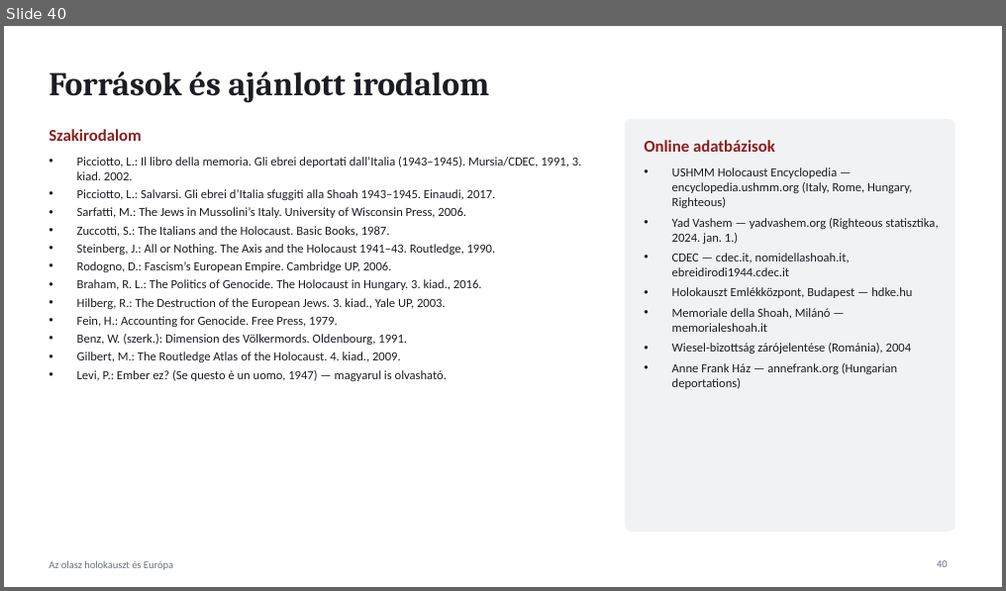
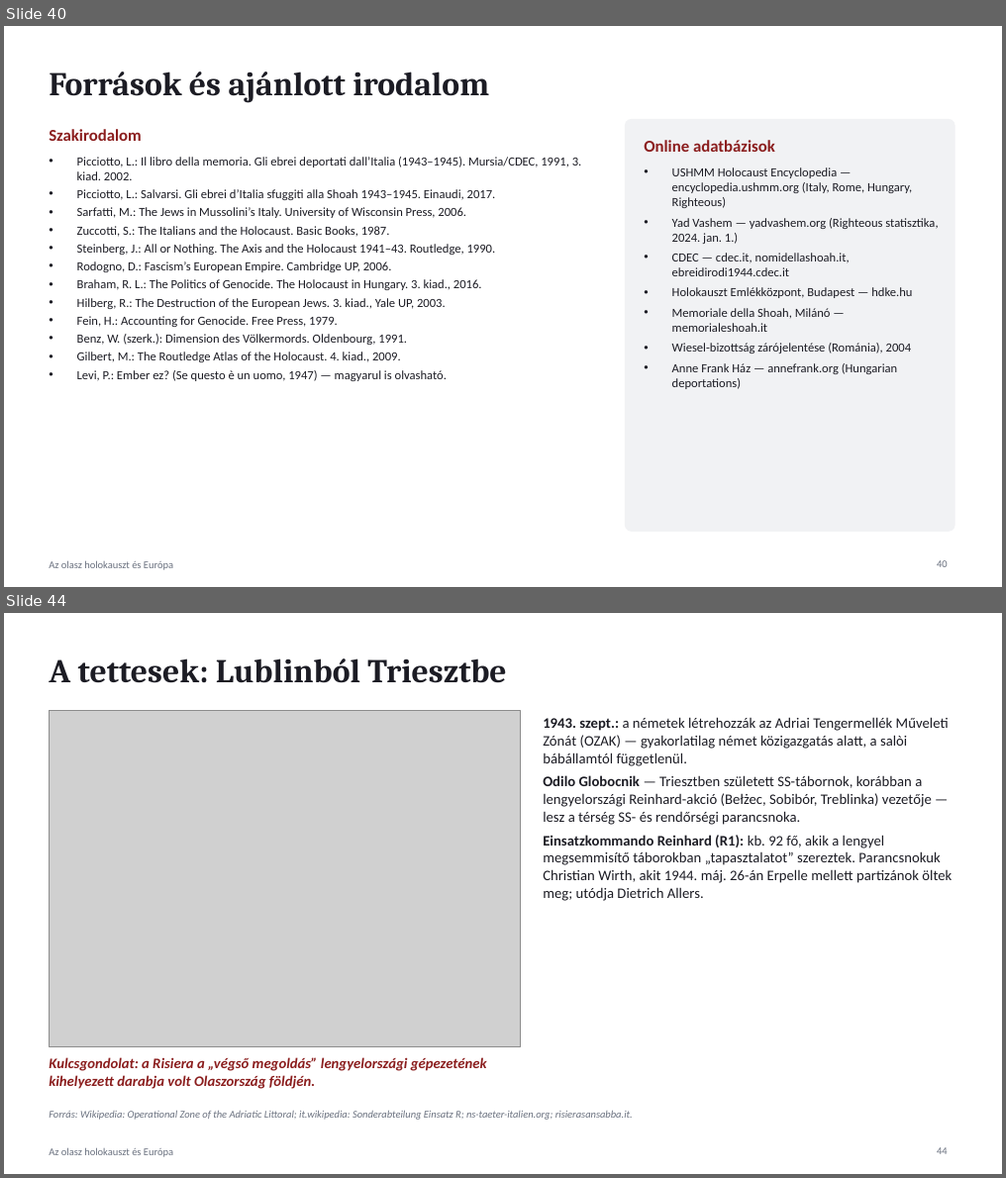
Before and after one commit to peter-racz-rhr/lwk, a slide deck: presentations/Olasz_holokauszt_es_Europa.pptx. Shown one above the other, each under a label of ours: slide 40 before the commit, slides 40 and 44 after it; the slides between them are not shown. The pictures are 1006x591 and 1006x1178 pixels, drawn with LibreOffice and Linux fonts; fonts in the diff are those of the drawing; grey boxes stand for pictures. Boxes give left, top, right and bottom in pixels: in the first picture for what was removed or moved away, otherwise in the second. Text is boxed around its words. In the diff, an @@ line names an element or a change of style, - is before the commit and + after.

```diff
--- a/presentations/Olasz_holokauszt_es_Europa.pptx
+++ b/presentations/Olasz_holokauszt_es_Europa.pptx
@@ slide 44 added at bbox=[4, 613, 1002, 1174], background #FFFFFF; not listed: 1 template element that a slide beside it also shows @@
@@ title added at bbox=[49, 659, 506, 683], 32 pt, text #1C1C24, bold @@
+A tettesek: Lublinból Triesztbe
@@ picture added at bbox=[49, 710, 521, 1048] @@
@@ text added at bbox=[543, 717, 951, 901], 14 pt, text #1C1C24 @@
+• 1943. szept.: a németek létrehozzák az Adriai Tengermellék Műveleti Zónát (OZAK) — gyakorlatilag német közigazgatás alatt, a salòi bábállamtól függetlenül.
+• Odilo Globocnik — Triesztben született SS-tábornok, korábban a lengyelországi Reinhard-akció (Bełżec, Sobibór, Treblinka) vezetője — lesz a térség SS- és rendőrségi parancsnoka.
+• Einsatzkommando Reinhard (R1): kb. 92 fő, akik a lengyel megsemmisítő táborokban „tapasztalatot” szereztek. Parancsnokuk Christian Wirth, akit 1944. máj. 26-án Erpelle mellett partizánok öltek meg; utódja Dietrich Allers.
@@ text added at bbox=[49, 1058, 487, 1089], 14 pt, text #8B1E1E, bold, italic @@
+Kulcsgondolat: a Risiera a „végső megoldás” lengyelországi gépezetének kihelyezett darabja volt Olaszország földjén.
@@ text added at bbox=[49, 1111, 633, 1120], 10 pt, text #6B7280, italic @@
+Forrás: Wikipedia: Operational Zone of the Adriatic Littoral; it.wikipedia: Sonderabteilung Einsatz R; ns-taeter-italien.org; risierasansabba.it.
@@ page number added at bbox=[937, 1148, 947, 1155], 10 pt, text #6B7280 @@
+44
```
Also in this commit, not shown: 2 slides changed, 11 other slides added.
